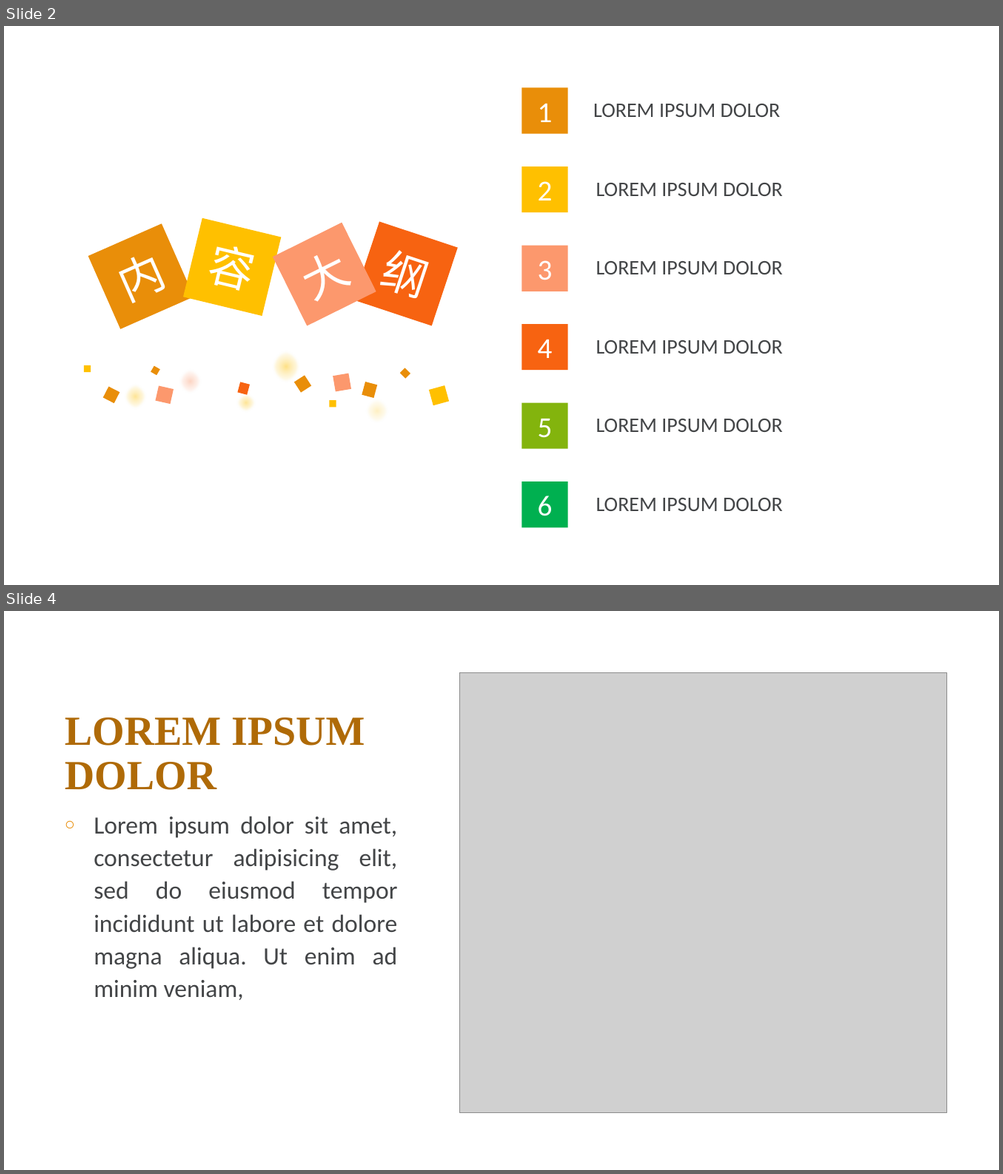
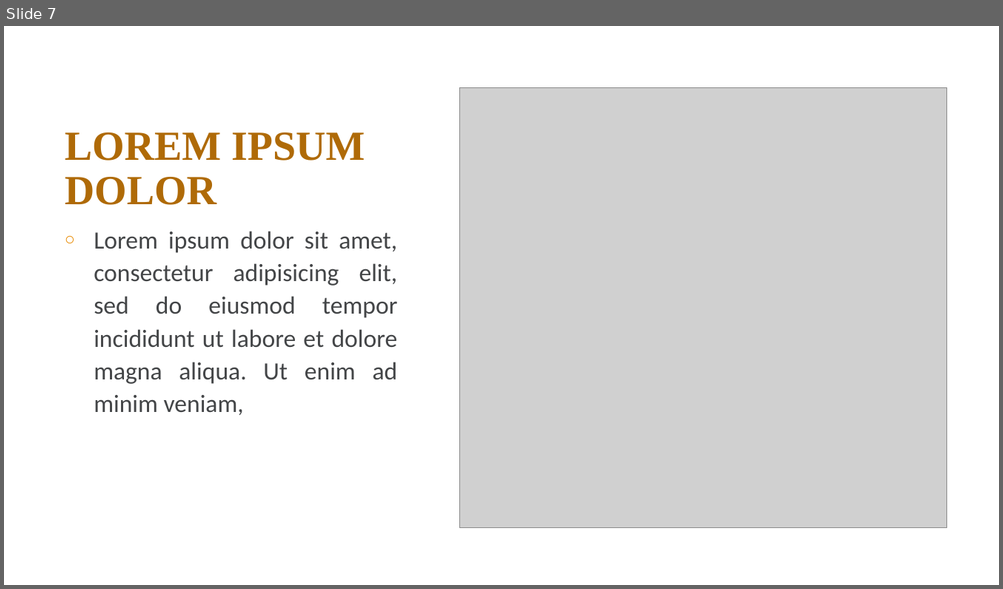
Before and after one commit to FredJiangFei/freetalk, a slide deck: 17.5/橙子.pptx. Shown one above the other, each under a label of ours: slides 2 and 4 before the commit, slide 7 after it; the slides between them are not shown. The pictures are 1003x1174 and 1003x589 pixels, drawn with LibreOffice and Linux fonts; fonts in the diff are those of the drawing; grey boxes stand for pictures; background and template pictures are left out. Boxes give left, top, right and bottom in pixels: in the first picture for what was removed or moved away, otherwise in the second. Text is boxed around its words. In the diff, an @@ line names an element or a change of style, - is before the commit and + after.

```diff
--- a/17.5/橙子.pptx
+++ b/17.5/橙子.pptx
@@ slide 2 removed at box(4, 26, 999, 585), background picture (left out); not listed: 1 template element that a slide beside it also shows @@
@@ rectangle removed at box(522, 88, 568, 134) @@
-1
@@ text removed at box(593, 104, 780, 117) @@
-LOREM IPSUM DOLOR
@@ rectangle removed at box(522, 167, 568, 212) @@
-2
@@ text removed at box(596, 183, 782, 196) @@
-LOREM IPSUM DOLOR
@@ rectangle removed at box(88, 224, 194, 329) @@
-内
@@ rectangle removed at box(183, 218, 281, 316) @@
-容
@@ rectangle removed at box(273, 223, 376, 326) @@
-大
@@ rectangle removed at box(353, 221, 458, 326) @@
-纲
@@ rectangle removed at box(522, 245, 568, 292) @@
-3
@@ text removed at box(596, 261, 782, 275) @@
-LOREM IPSUM DOLOR
@@ rectangle removed at box(522, 324, 568, 371) @@
-4
@@ ellipse removed at box(271, 350, 300, 383) @@
@@ text removed at box(596, 340, 782, 354) @@
-LOREM IPSUM DOLOR
@@ rectangle removed at box(84, 366, 91, 372) @@
@@ rectangle removed at box(151, 366, 159, 376) @@
@@ ellipse removed at box(178, 369, 202, 395) @@
@@ rectangle removed at box(294, 376, 312, 393) @@
@@ rectangle removed at box(333, 374, 350, 392) @@
@@ rectangle removed at box(400, 369, 411, 379) @@
@@ rectangle removed at box(103, 387, 120, 404) @@
@@ ellipse removed at box(123, 383, 148, 410) @@
@@ rectangle removed at box(156, 386, 173, 404) @@
@@ ellipse removed at box(236, 393, 258, 414) @@
@@ rectangle removed at box(238, 382, 250, 395) @@
@@ rectangle removed at box(330, 400, 336, 407) @@
@@ rectangle removed at box(362, 382, 378, 398) @@
@@ ellipse removed at box(365, 397, 389, 424) @@
@@ rectangle removed at box(429, 386, 449, 406) @@
@@ rectangle removed at box(522, 403, 568, 449) @@
-5
@@ text removed at box(596, 419, 782, 432) @@
-LOREM IPSUM DOLOR
@@ rectangle removed at box(522, 482, 568, 528) @@
-6
@@ text removed at box(596, 498, 782, 511) @@
-LOREM IPSUM DOLOR
@@ what was slide 4 is now slide 7 @@
```
Also in this commit, not shown: 1 slide changed, 4 slides added.
